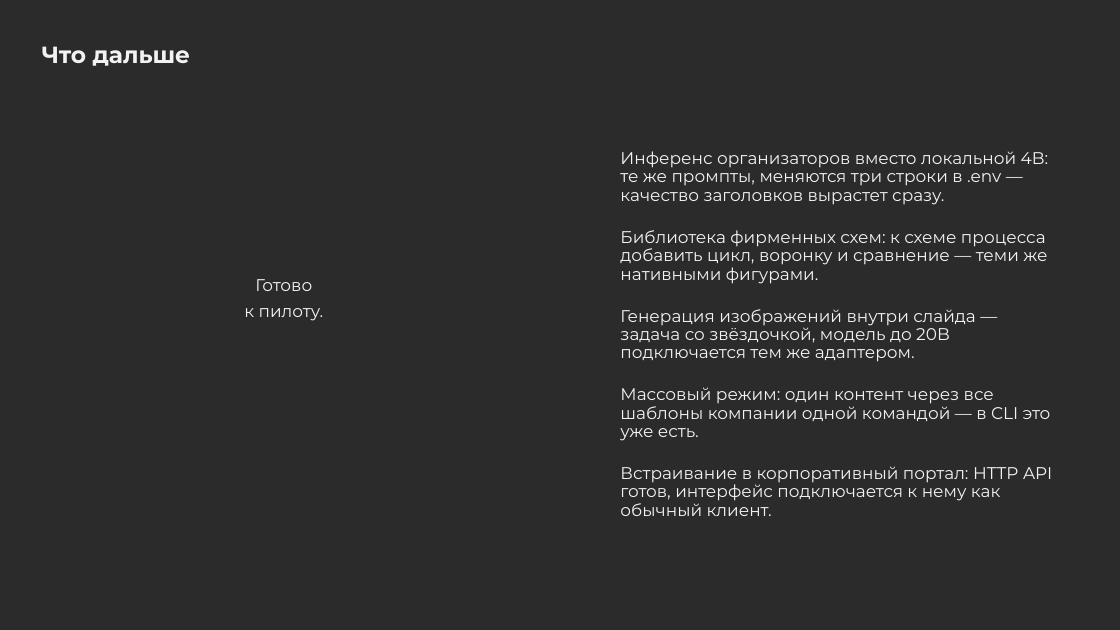
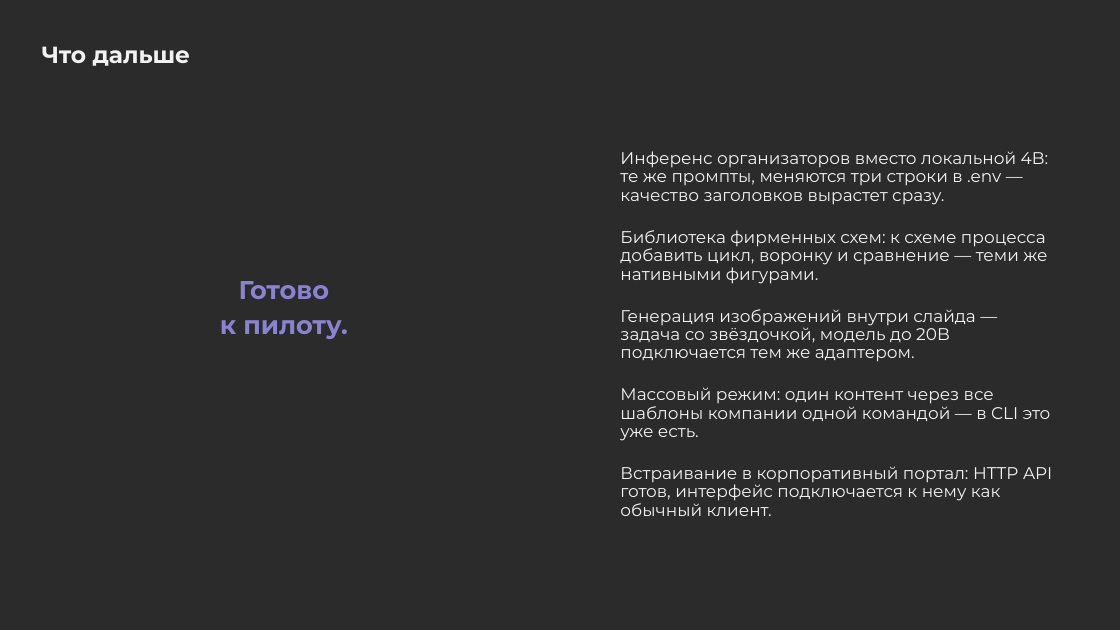
Before and after one commit to homie-08/LCT-HeetsTech, a slide deck: slide 12 of materials/pitch-heets-tech.pptx. Drawn at 1120x630 pixels with LibreOffice and Linux fonts; fonts in the diff are those of the drawing; background and template pictures are left out; a plain dark background stands for a picture behind light text. Boxes give left, top, right and bottom in pixels: in the first picture for what was removed or moved away, otherwise in the second. Text is boxed around its words. In the diff, an @@ line names an element or a change of style, - is before the commit and + after.

```diff
--- a/materials/pitch-heets-tech.pptx
+++ b/materials/pitch-heets-tech.pptx
@@ text "Готово" at (220,281,347,339): size 14.5 to 22 pt, text colour #F2F2F2 to #8A83D1, bold on @@
```
Also in this commit, not shown: 5 other slides changed, 2 other files.
